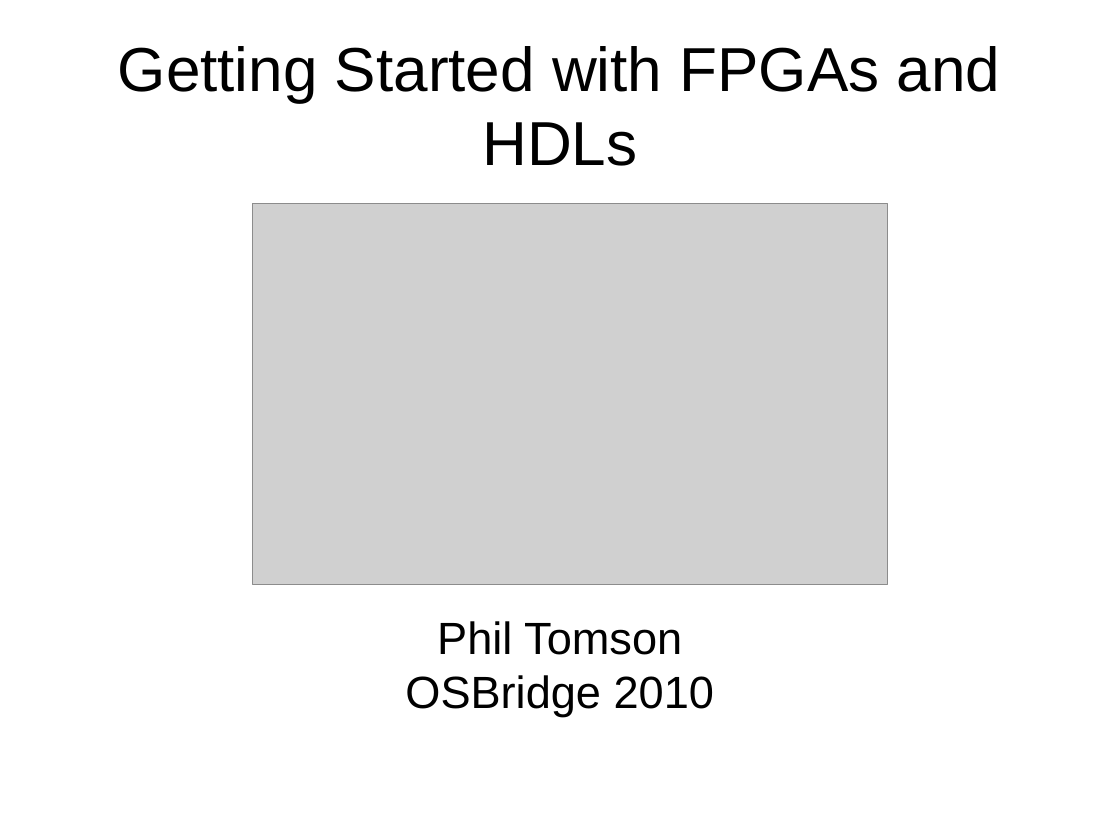
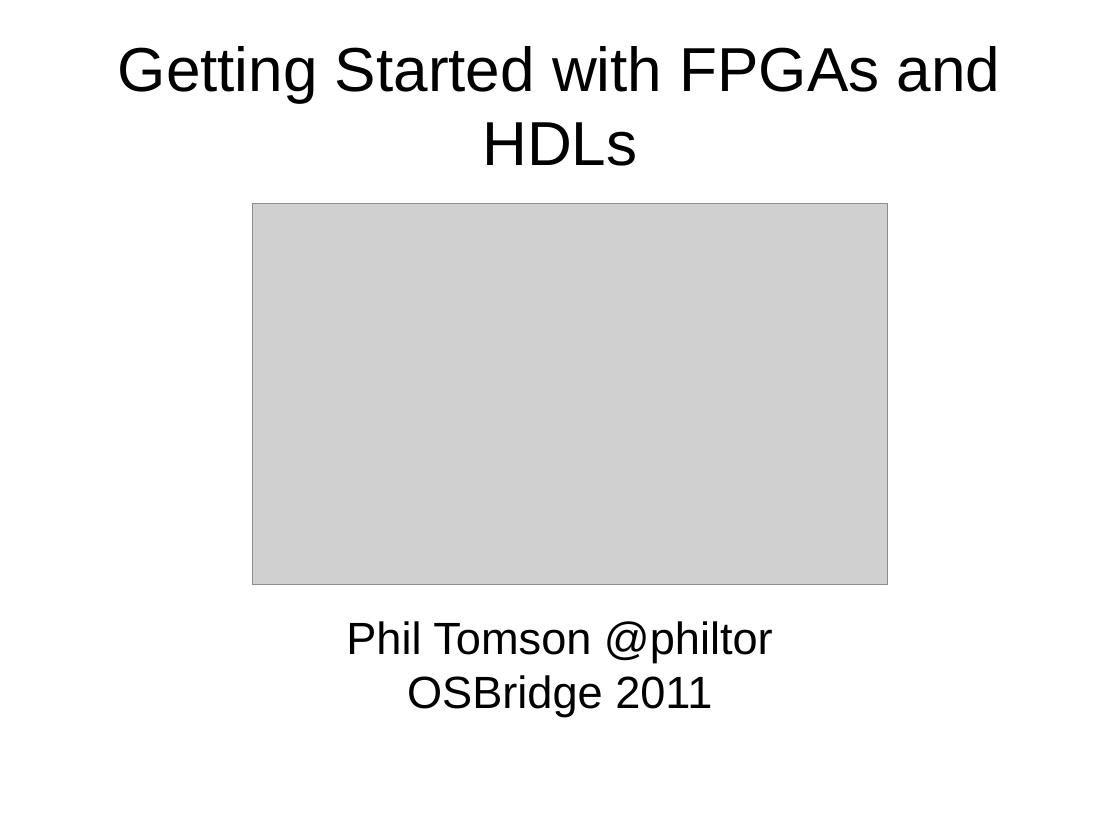
Before and after one commit to philtomson/fpga_pres, a slide deck: slide 1 of fpga_pres.odp. Drawn at 1120x840 pixels with LibreOffice and Linux fonts; fonts in the diff are those of the drawing; grey boxes stand for pictures. Boxes give left, top, right and bottom in pixels: in the first picture for what was removed or moved away, otherwise in the second. Text is boxed around its words. In the diff, an @@ line names an element or a change of style, - is before the commit and + after.

```diff
--- a/fpga_pres.odp
+++ b/fpga_pres.odp
@@ subtitle at (346, 621, 773, 717): text changed @@
-Phil Tomson
-OSBridge 2010
+Phil Tomson @philtor
+OSBridge 2011
```
Also in this commit, not shown: 4 other slides changed, 1 slide added.
